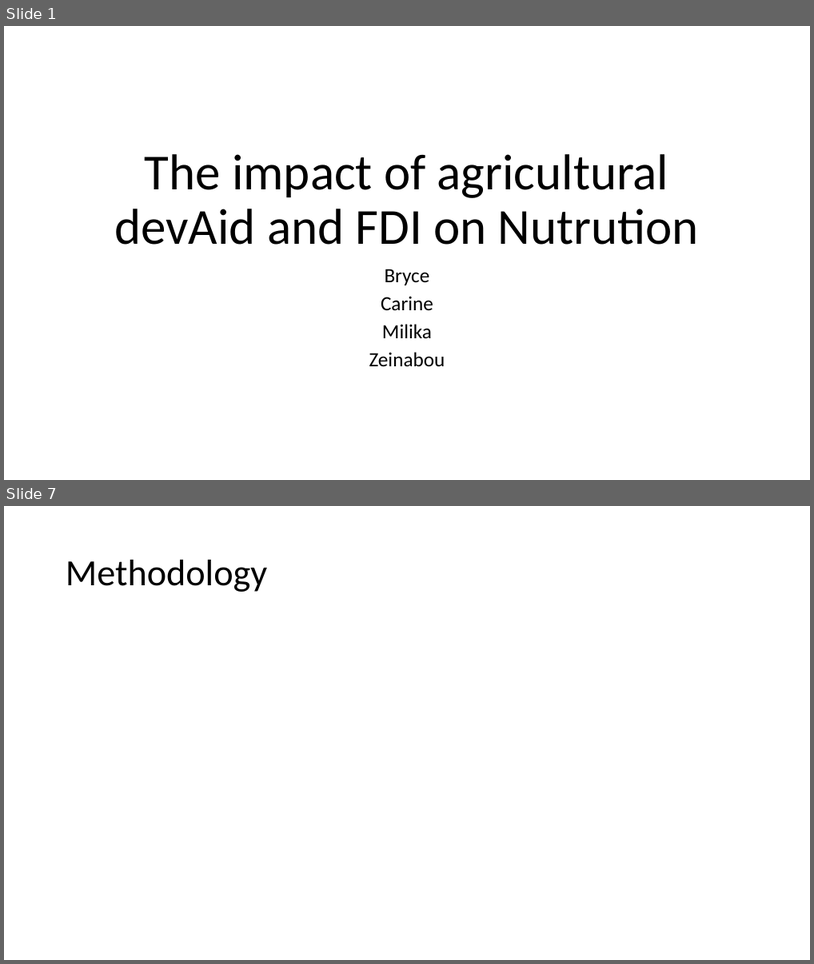
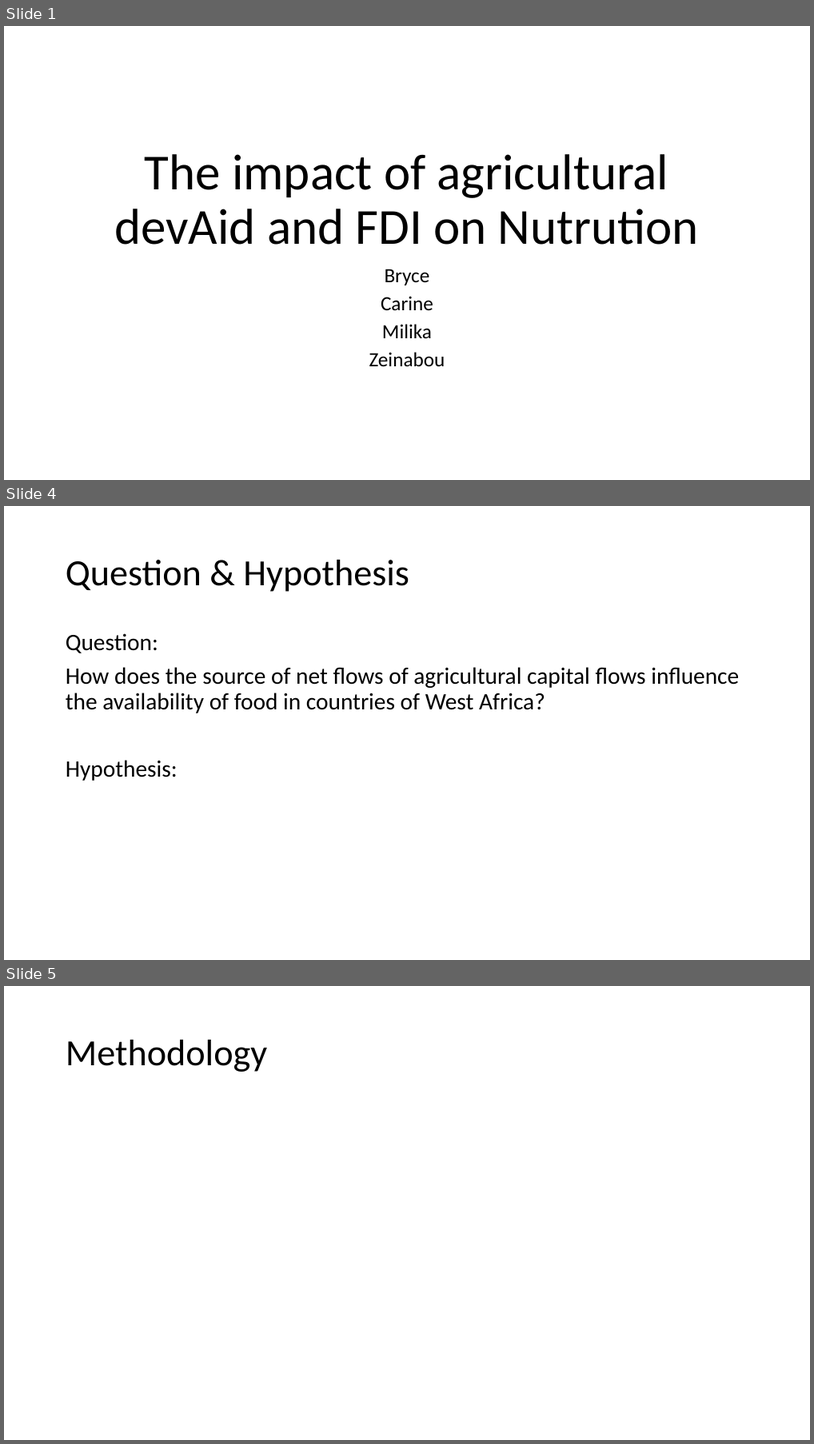
Before and after one commit to bryceleary/DSIFinal, a slide deck: Docs/Ag Aid Presentation.pptx. Shown one above the other, each under a label of ours: slides 1 and 7 before the commit, slides 1, 4 and 5 after it; the slides between them are not shown. The pictures are 814x964 and 814x1444 pixels, drawn with LibreOffice and Linux fonts; fonts in the diff are those of the drawing. Boxes give left, top, right and bottom in pixels: in the first picture for what was removed or moved away, otherwise in the second. Text is boxed around its words. In the diff, an @@ line names an element or a change of style, - is before the commit and + after.

```diff
--- a/Docs/Ag Aid Presentation.pptx
+++ b/Docs/Ag Aid Presentation.pptx
@@ slide 4 added at (4,506,810,960), background #FFFFFF @@
@@ title added at (66,560,410,592), 44 pt, text #000000 @@
+Question & Hypothesis
@@ text added at (66,633,739,780), 28 pt, text #000000 @@
+Question:
+How does the source of net flows of agricultural capital flows influence the availability of food in countries of West Africa?
+Hypothesis:
@@ what was slide 7 is now slide 5 @@
```
Also in this commit, not shown: 2 slides changed, 5 other slides added, 5 slides removed.
